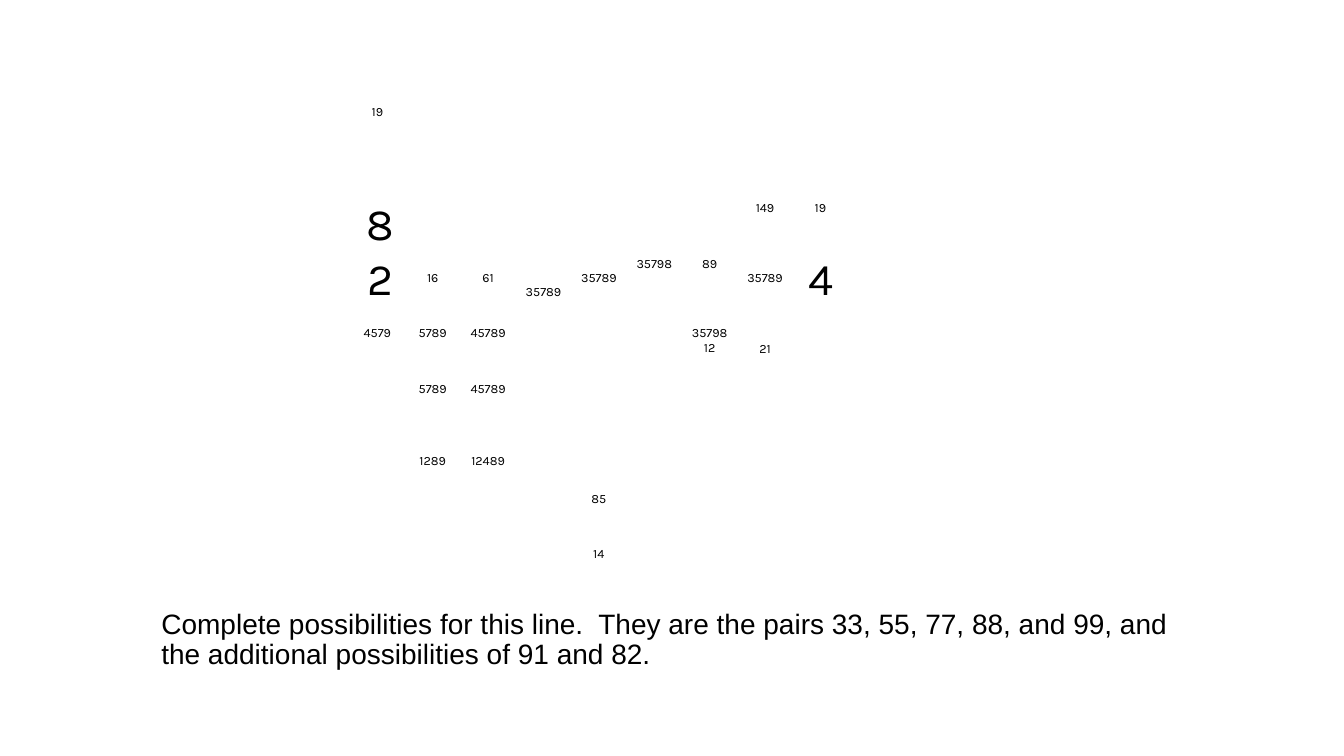
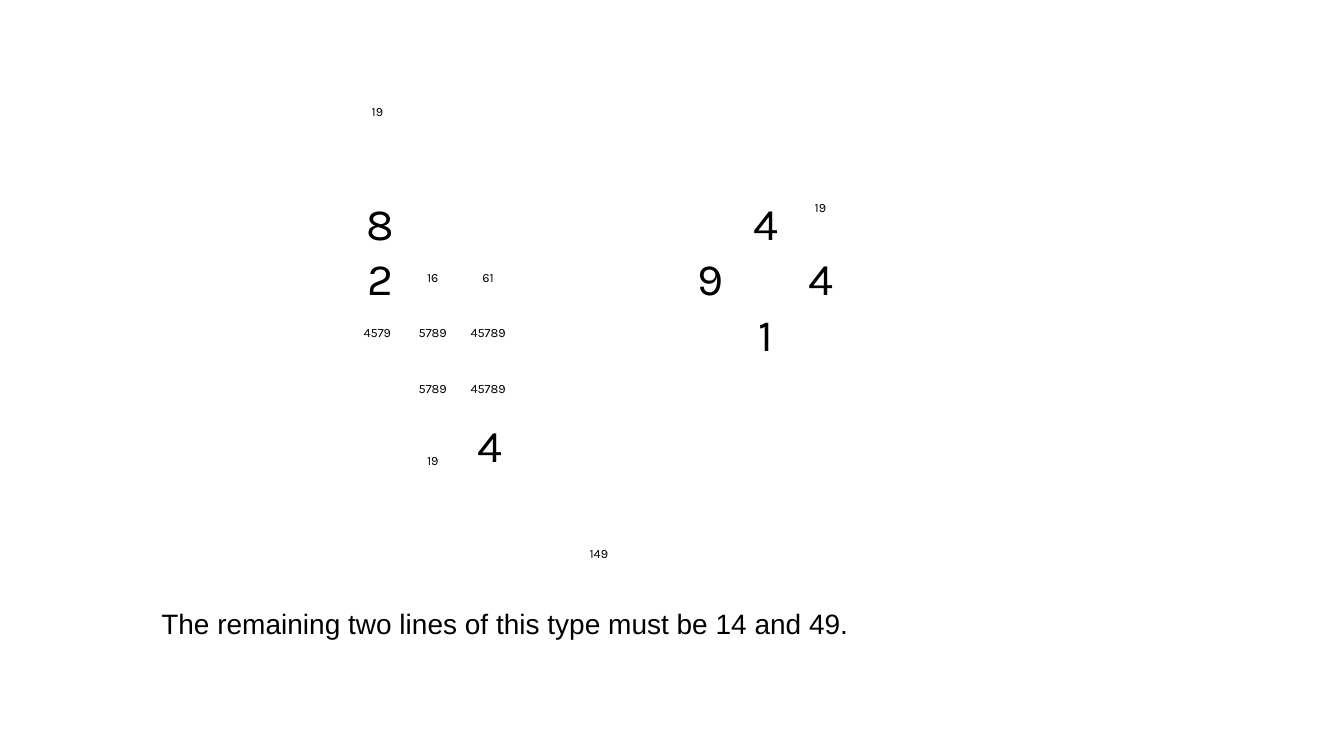
Before and after one commit to jhardis/WSJ_Number_Puzzles, a slide deck: slide 10 of 20260822_2.pptx (slide 11 before the commit). Drawn at 1344x756 pixels with LibreOffice and Linux fonts; fonts in the diff are those of the drawing; background and template pictures are left out. Boxes give left, top, right and bottom in pixels: in the first picture for what was removed or moved away, otherwise in the second. Text is boxed around its words. In the diff, an @@ line names an element or a change of style, - is before the commit and + after.

```diff
--- a/20260822_2.pptx
+++ b/20260822_2.pptx
@@ text removed at (756,204,775,212) @@
-149
@@ text at (753,211,778,240): text changed; size 9 to 32 pt @@
-89
+4
@@ text removed at (637,260,673,268) @@
-35798
@@ text added at (698,266,724,296), 32 pt, text #000000 @@
+9
@@ text removed at (526,288,562,296) @@
-35789
@@ text removed at (581,274,617,282) @@
-35789
@@ text removed at (747,274,783,282) @@
-35789
@@ text removed at (692,329,728,352) @@
-35798
-12
@@ text added at (758,322,773,351), 32 pt, text #000000 @@
+1
@@ text removed at (759,345,770,353) @@
-21
@@ text added at (478,433,503,462), 32 pt, text #000000 @@
+4
@@ text at (427,457,438,465): text changed @@
-1289
+19
@@ text removed at (471,457,505,465) @@
-12489
@@ text removed at (591,495,606,503) @@
-85
@@ text at (590,550,609,558): text changed @@
-14
+149
@@ text at (161,613,848,639): text changed @@
-Complete possibilities for this line. They are the pairs 33, 55, 77, 88, and 99, and the additional possibilities of 91 and 82.
+The remaining two lines of this type must be 14 and 49.
```
Also in this commit, not shown: 31 other slides changed, 8 slides added, 29 slides removed.
